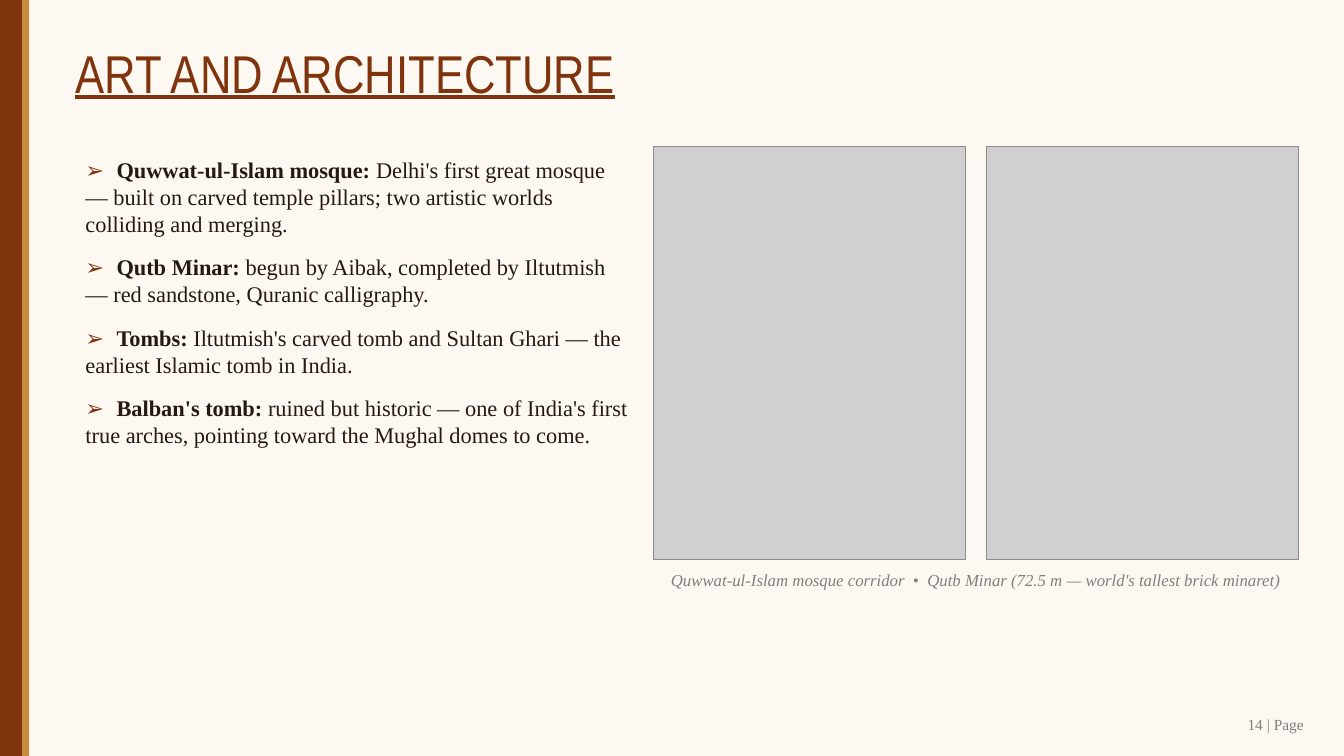
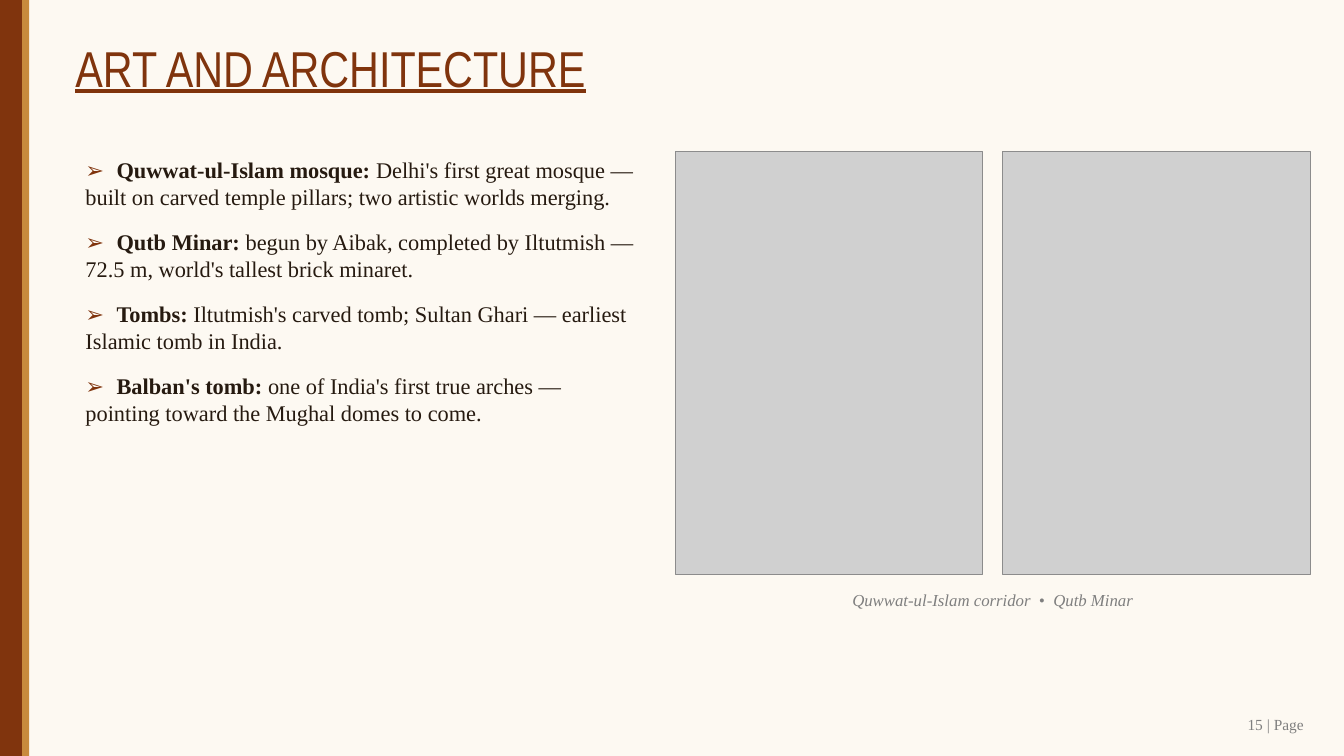
Before and after one commit to SangamSitapuri07/SIH, a slide deck: slide 15 of assignment/Slave_Dynasty_Mamluk_Presentation.pptx (slide 14 before the commit). Drawn at 1344x756 pixels with LibreOffice and Linux fonts; fonts in the diff are those of the drawing; grey boxes stand for pictures. Boxes give left, top, right and bottom in pixels: in the first picture for what was removed or moved away, otherwise in the second. Text is boxed around its words. In the diff, an @@ line names an element or a change of style, - is before the commit and + after.

```diff
--- a/assignment/Slave_Dynasty_Mamluk_Presentation.pptx
+++ b/assignment/Slave_Dynasty_Mamluk_Presentation.pptx
@@ text "ART AND ARCHITECTURE" at <box>75,52,585,93</box>: size 38 to 36 pt @@
@@ text at <box>85,162,626,426</box>: text changed @@
-➢ Quwwat-ul-Islam mosque: Delhi's first great mosque — built on carved temple pillars; two artistic worlds colliding and merging.
-➢ Qutb Minar: begun by Aibak, completed by Iltutmish — red sandstone, Quranic calligraphy.
-➢ Tombs: Iltutmish's carved tomb and Sultan Ghari — the earliest Islamic tomb in India.
-➢ Balban's tomb: ruined but historic — one of India's first true arches, pointing toward the Mughal domes to come.
+➢ Quwwat-ul-Islam mosque: Delhi's first great mosque — built on carved temple pillars; two artistic worlds merging.
+➢ Qutb Minar: begun by Aibak, completed by Iltutmish — 72.5 m, world's tallest brick minaret.
+➢ Tombs: Iltutmish's carved tomb; Sultan Ghari — earliest Islamic tomb in India.
+➢ Balban's tomb: one of India's first true arches — pointing toward the Mughal domes to come.
@@ picture: place and size @@
-picture at <box>653,146,966,560</box>
+picture at <box>676,151,983,575</box>
@@ picture: place and size @@
-picture at <box>986,146,1299,560</box>
+picture at <box>1003,151,1311,575</box>
@@ text at <box>852,594,1133,609</box>: text changed @@
-Quwwat-ul-Islam mosque corridor • Qutb Minar (72.5 m — world's tallest brick minaret)
+Quwwat-ul-Islam corridor • Qutb Minar
@@ text at <box>1248,720,1304,733</box>: text changed @@
-14 | Page
+15 | Page
```
Also in this commit, not shown: 15 other slides changed, 1 slide added, 8 other files.
